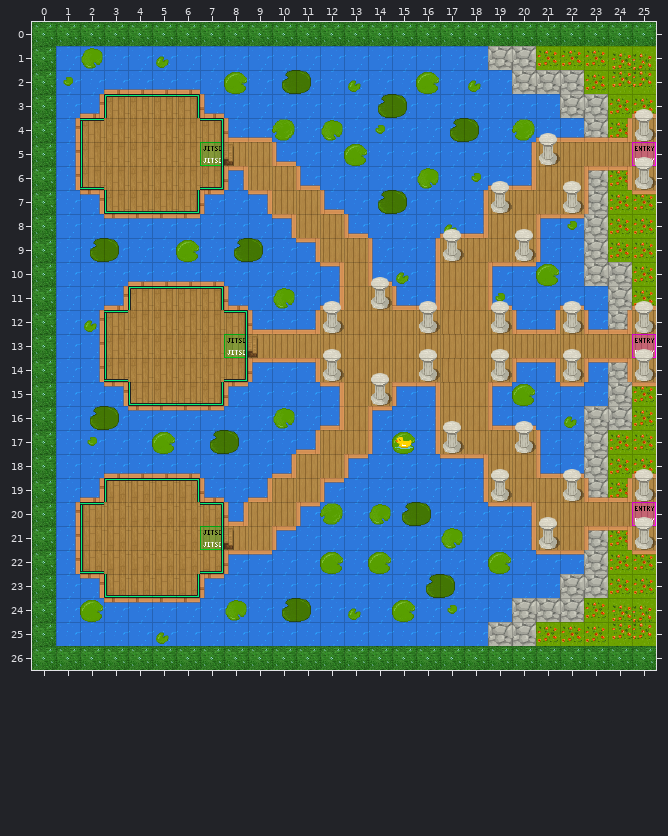
Tiled map (JSON), stored at audience_response_wa/conference.tmj. This is how it looked before the edit.
Cells are 32x32 px. Shown: x 0..25, y 0..26.
And afterwards:
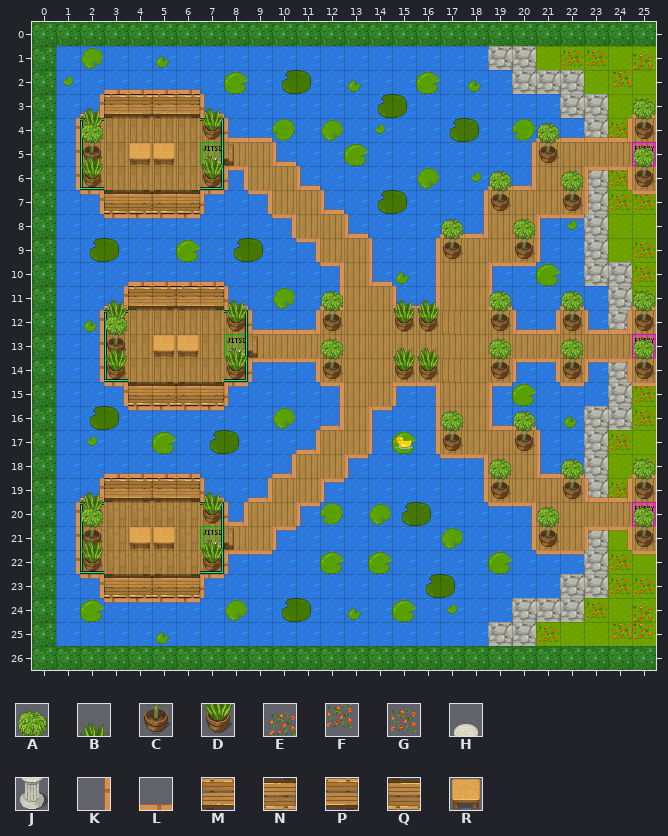
Key: from "WA_Decoration": A 78, B 79, C 90, D 91; from "WA_Exterior": E 533, F 559, G 584, H 655, J 680; from "WA_Room_Builder": K 552 turned 180, L 552 turned 270; from "WA_Seats": M 143, N 143 turned 180, P 144, Q 144 turned 180; from "WA_Tables": R 145.
_ is an empty cell.
Tiles replaced or removed in this view: E, F, G, H, J, K, L.
Tiles of an added or newly shown layer are drawn over the layers below it.
Commit message: update: conference.tmj add final aesthetics, zone descriptors, starting points ad collision to conference.tmj
The exact change:
Changed rows in their new state; . is an unchanged cell.
Layer "zones/zones2":
first column x 21:
 1 _.._.
 2 .._._
 3 ..._.
first column x 24:
 8 __
 9 _.
first column x 22:
17 ..._
18 .._.
21 .._.
22 ..._
24 .._.
25 __..
Layer "furniture/furniture3":
first column x 7:
 3 L
first column x 3:
11 K....L
first column x 2:
19 K....L
Layer "furniture/furniture4":
first column x 2:
 3 .....B
 4 .....D
 5 C.RR.B
 6 .....D
first column x 3:
11 .....B
12 .....D
13 C.RR.B
14 .....D
first column x 2:
19 .....B
20 .....D
21 C.RR.B
22 .....D
Layer "furniture/furniture5":
first column x 2:
 3 BMPMP..................A
 4 D..................A...C
 5 B..................C...A
 6 D................A..A..C
 7 .QNQN............C..C...
 8 ...............A..A.....
 9 ...............C..C.....
10 ............_...........
11 .BMPMP....A._BB..A..A..A
12 .D........C..DD..C..C..C
13 .B........A..BB..A..A..A
14 .D........C._DD..C..C..C
15 ..QNQN......_...........
16 ...............A..A.....
17 ...............C..C.....
18 .................A..A..A
19 BMPMP............C..C..C
20 D..................A...A
21 B..................C...C
22 D.......................
23 .QNQN...................
Layer "furniture/furniture6" (added):
first column x 2:
 3 K
 4 A
first column x 3:
12 A
first column x 2:
20 A
